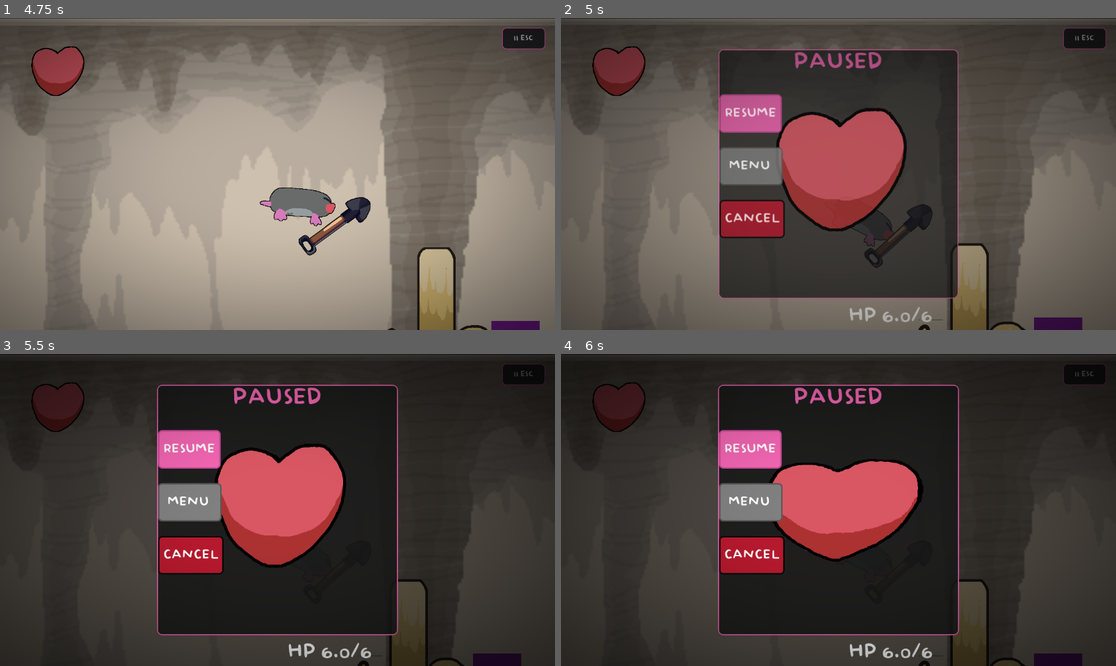
Above: before the commit, frames 1-4 (two rows, left to right).
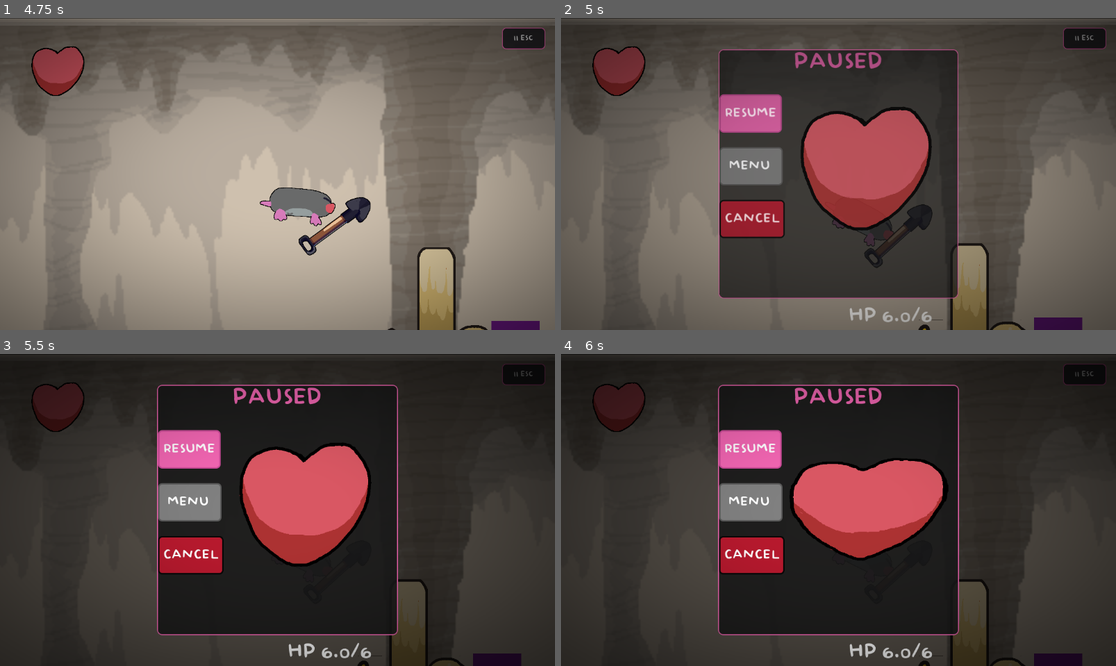
Above: after the commit, the same moments.

Repository: Geofoods/Holy-Moly
Game: Godot game, scene res://scenes/intro.tscn
Two runs of this game, one before a commit and one after it. Both use one fixed random seed, a clock stepped at 60 frames per second and the inputs below.
Inputs (mouse positions are in pixels of both pictures, inside the frame that each line leads up to):
- Up to frame 1 (4.75 s): tap Enter (ui_accept) at 0.5, 0.77, 1.52, 3.77, 4.52 s; move the mouse to (399, 158) at 0.52 s; hold Right (ui_right) 0.53-2 s; tap Alt at 0.6, 2.85, 3.6 s; click (399, 158) at 0.67 s; move the mouse to (166, 189) at 1.27 s; tap Shift at 1.35 s; click "PLAY" at 2 s; move the mouse to (333, 105) at 2.77 s; hold Left (ui_left) 2.78-3.53 s; move the mouse to (249, 236) at 3.52 s; hold Right (ui_right) from 3.53 s (still down); click (249, 236) at 3.67 s; move the mouse to (444, 220) at 4.27 s; tap Shift (dig_dash) at 4.35 s
- Up to frame 2 (5 s): keep holding Right (ui_right); tap Escape at 4.9 s
- Up to frame 3 (5.5 s): move the mouse to (111, 463) at 5.02 s; release Right (ui_right) at 5.03 s; hold Left (ui_left) from 5.03 s (still down); tap Alt at 5.1 s; tap Enter (ui_accept) at 5.27 s
- Up to frame 4 (6 s): move the mouse to (866, 510) at 5.77 s; release Left (ui_left) at 5.78 s; hold Right (ui_right) from 5.78 s (still down); tap Shift (dig_dash) at 5.85 s; click (866, 510) at 5.92 s

Frame 1 is identical in both runs. In frame 2, 4.7% of the frame differs, in the area x 38-67%, y 28-69%; in frame 3, 4.7%; in frame 4, 3.7%.

Commit message:
improved hurt
hurt is improved

Diff:
--- a/scenes/mole.tscn
+++ b/scenes/mole.tscn
@@ -12,6 +12,8 @@
 [ext_resource type="Texture2D" uid="uid://dtrh4fdba0nph" path="res://sprites/moleacharacterwalkbold.png" id="6_ev00m"]
 [ext_resource type="Texture2D" uid="uid://bo1hkfcoq6vt5" path="res://sprites/molesidewaysjumpbold.png" id="7_tss7c"]
 [ext_resource type="Texture2D" uid="uid://sm1rsjogvngx" path="res://sprites/moletunnel.png" id="9_dd0k0"]
+[ext_resource type="Texture2D" path="res://sprites/molehurt.png" id="10_hurt"]
+[ext_resource type="Texture2D" path="res://sprites/molehurtground.png" id="11_hurtground"]
 
 [sub_resource type="AtlasTexture" id="AtlasTexture_xipw3"]
 atlas = ExtResource("2_tss7c")
@@ -121,6 +123,14 @@
 atlas = ExtResource("6_ev00m")
 region = Rect2(2400, 0, 600, 600)
 
+[sub_resource type="AtlasTexture" id="AtlasTexture_hurt"]
+atlas = ExtResource("10_hurt")
+region = Rect2(0, 0, 600, 800)
+
+[sub_resource type="AtlasTexture" id="AtlasTexture_hurtground"]
+atlas = ExtResource("11_hurtground")
+region = Rect2(0, 0, 600, 600)
+
 [sub_resource type="SpriteFrames" id="SpriteFrames_ecm7r"]
 animations = [{
 "frames": [{
@@ -199,6 +209,22 @@
 "loop": true,
 "name": &"sidewaysjumpbold",
 "speed": 5.0
+}, {
+"frames": [{
+"duration": 1.0,
+"texture": SubResource("AtlasTexture_hurt")
+}],
+"loop": true,
+"name": &"hurt",
+"speed": 1.0
+}, {
+"frames": [{
+"duration": 1.0,
+"texture": SubResource("AtlasTexture_hurtground")
+}],
+"loop": true,
+"name": &"hurtground",
+"speed": 1.0
 }, {
 "frames": [{
 "duration": 1.0,
--- a/scenes/pause_menu.tscn
+++ b/scenes/pause_menu.tscn
@@ -112,7 +112,7 @@
 theme_override_styles/panel = SubResource("StyleBoxFlat_pausebg")
 
 [node name="heart" parent="CenterContainer/PausePanel" unique_id=1207891791 instance=ExtResource("3_5d2l8")]
-position = Vector2(250, 260)
+position = Vector2(302, 258)
 scale = Vector2(0.6, 0.6)
 script = ExtResource("3_7l7mv")
 
@@ -176,6 +176,10 @@
 text = " CANCEL "
 
 [node name="Label" type="Label" parent="." unique_id=1644145906]
+offset_left = 1069.0
+offset_top = -577.0
+offset_right = 1141.0
+offset_bottom = -533.0
 theme_override_fonts/font = ExtResource("2_myx47")
 theme_override_font_sizes/font_size = 48
 text = "HP:"
--- a/scripts/bullet.gd
+++ b/scripts/bullet.gd
@@ -17,7 +17,7 @@
 func _on_body_entered(body: Node) -> void:
 	if body.is_in_group("mole"):
 		if body.has_method("take_damage"):
-			body.take_damage(0.5)
+			body.take_damage(0.5, global_position, true)
 		queue_free()
 	elif body is StaticBody2D:
 		queue_free()
--- a/scripts/enemy.gd
+++ b/scripts/enemy.gd
@@ -81,7 +81,7 @@
 
 func _on_hitbox_body_entered(body: Node) -> void:
 	if body.is_in_group("mole"):
-		body.take_damage(1)
+		body.take_damage(1, global_position, true)
 
 func _on_hurtbox_area_entered(_area: Area2D) -> void:
 	die()
--- a/scripts/mole.gd
+++ b/scripts/mole.gd
@@ -7,6 +7,9 @@
 const AIR_FRICTION = 800.0
 const TUNNEL_SPEED = 1200.0
 const TUNNEL_DURATION = 0.4
+const HURT_GROUND_DURATION = 0.25
+const HURT_AIR_DURATION = 0.35
+const KNOCKBACK_X = 260.0
 
 
 var mole_hole_scene := preload("res://scenes/molehole.tscn")
@@ -21,6 +24,7 @@
 var is_tunneling := false
 var tunnel_direction := 1.0
 var invulnerable := false
+var hurt_anim_time_left := 0.0
 
 var health: float = 6.0:
 	set(value):
@@ -141,13 +145,21 @@
 		var collision := get_slide_collision(i)
 		var collider := collision.get_collider()
 		if collider is CharacterBody2D and collider.has_method("die"):
-			take_damage(1)
+			take_damage(1, collider.global_position, true)
 			break
 
 	update_depth_display()
 
 	# Animation
-	if not is_on_floor():
+	if hurt_anim_time_left > 0.0:
+		hurt_anim_time_left = maxf(0.0, hurt_anim_time_left - delta)
+		$AnimatedSprite2D.flip_v = false
+		$AnimatedSprite2D.rotation = lerp_angle($AnimatedSprite2D.rotation, 0.0, 0.25)
+		if is_on_floor():
+			$AnimatedSprite2D.play("hurtground")
+		else:
+			$AnimatedSprite2D.play("hurt")
+	elif not is_on_floor():
 		if is_sideways_jump:
 			$AnimatedSprite2D.play("sidewaysjumpbold")
 			$AnimatedSprite2D.flip_v = false
@@ -181,19 +193,22 @@
 		mole_hole_instance.queue_free()
 		mole_hole_instance = null
 
-func take_damage(amount: float) -> void:
+func take_damage(amount: float, source_position: Vector2 = Vector2.ZERO, has_source: bool = false) -> void:
 	if invulnerable or health <= 0:
 		return
 	health -= amount
 	invulnerable = true
-	var tween := create_tween()
-	tween.tween_property($AnimatedSprite2D, "modulate:a", 0.4, 0.1)
+	hurt_anim_time_left = HURT_GROUND_DURATION if is_on_floor() else HURT_AIR_DURATION
+	var knockback_direction := -1.0 if $AnimatedSprite2D.flip_h else 1.0
+	if has_source:
+		knockback_direction = sign(global_position.x - source_position.x)
+		if knockback_direction == 0.0:
+			knockback_direction = -1.0 if $AnimatedSprite2D.flip_h else 1.0
+	velocity.x = knockback_direction * KNOCKBACK_X
 	get_tree().create_timer(1.0).timeout.connect(_end_invulnerability)
 
 func _end_invulnerability() -> void:
 	invulnerable = false
-	var tween := create_tween()
-	tween.tween_property($AnimatedSprite2D, "modulate:a", 1.0, 0.1)
 
 func start_dig_dash() -> void:
 	is_digging = true
Binary file added: sprites/molehurt.png
Not shown, added: sprites/molehurt.png.import
Binary file added: sprites/molehurtground.png
Not shown, added: sprites/molehurtground.png.import
